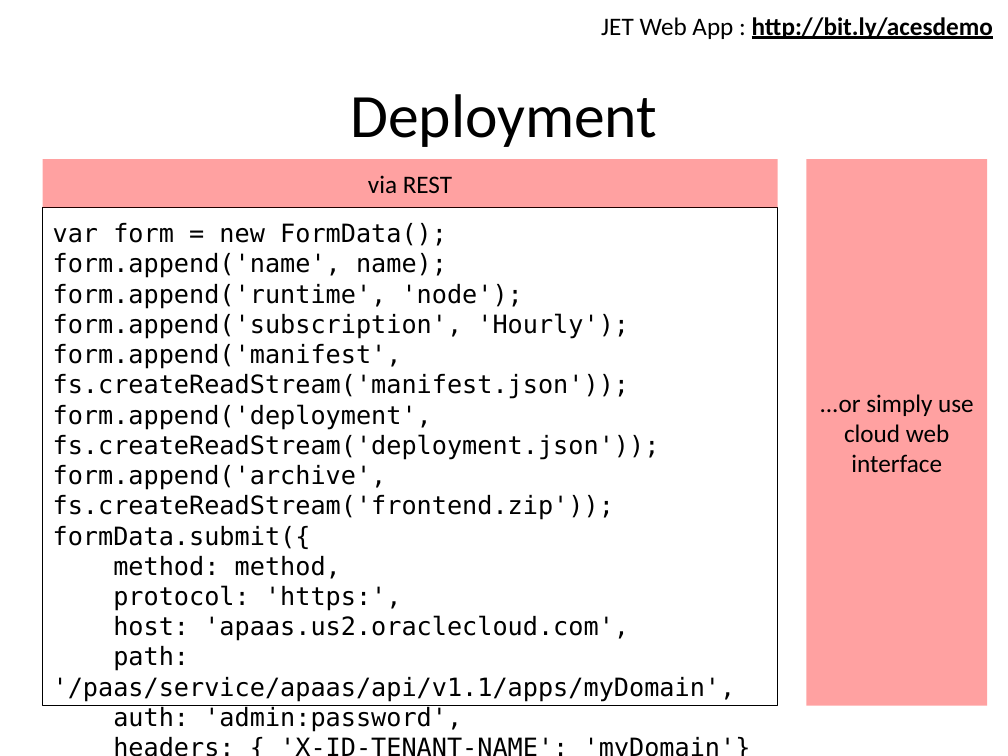
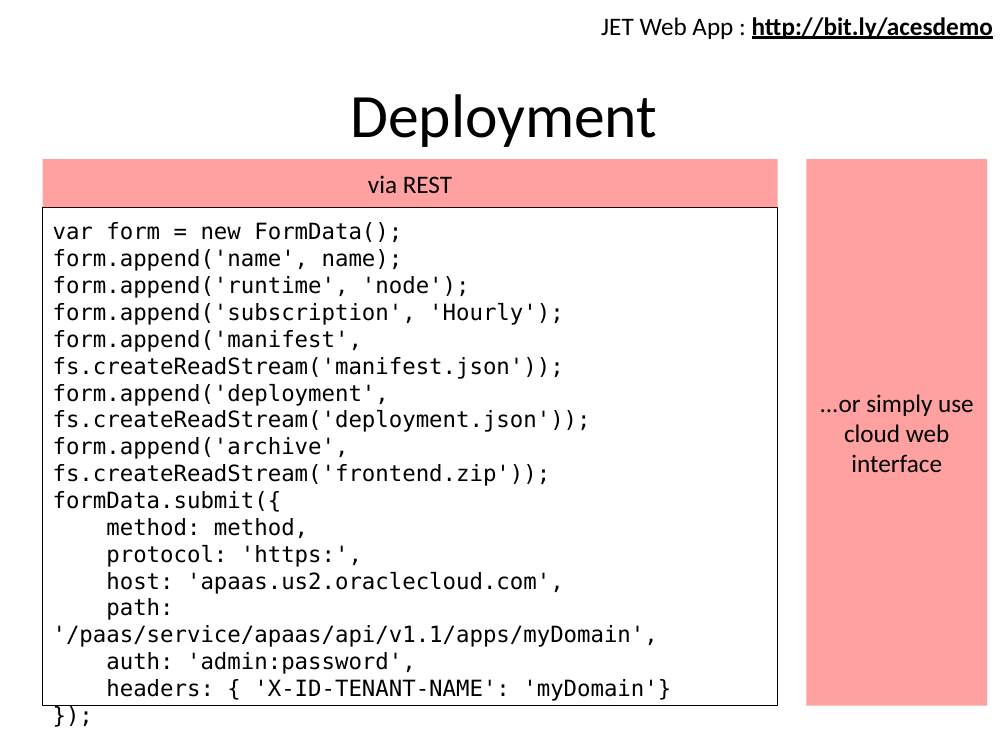
Before and after one commit to lucasjellema/aced-cloud-demo-ofmw2016-valencia, a slide deck: slide 21 of soaring-through-the-clouds-ofmw-forum2016-valencia-demo.pptx (slide 17 before the commit). Drawn at 1008x756 pixels with LibreOffice and Linux fonts; fonts in the diff are those of the drawing. Boxes give left, top, right and bottom in pixels: in the first picture for what was removed or moved away, otherwise in the second. Text is boxed around its words. In the diff, an @@ line names an element or a change of style, - is before the commit and + after.

```diff
--- a/soaring-through-the-clouds-ofmw-forum2016-valencia-demo.pptx
+++ b/soaring-through-the-clouds-ofmw-forum2016-valencia-demo.pptx
@@ rectangle "var form = new FormData();" at (42,208,777,706): size 18 to 16 pt @@
```
Also in this commit, not shown: 4 other slides changed, 4 slides added, 29 other files.
